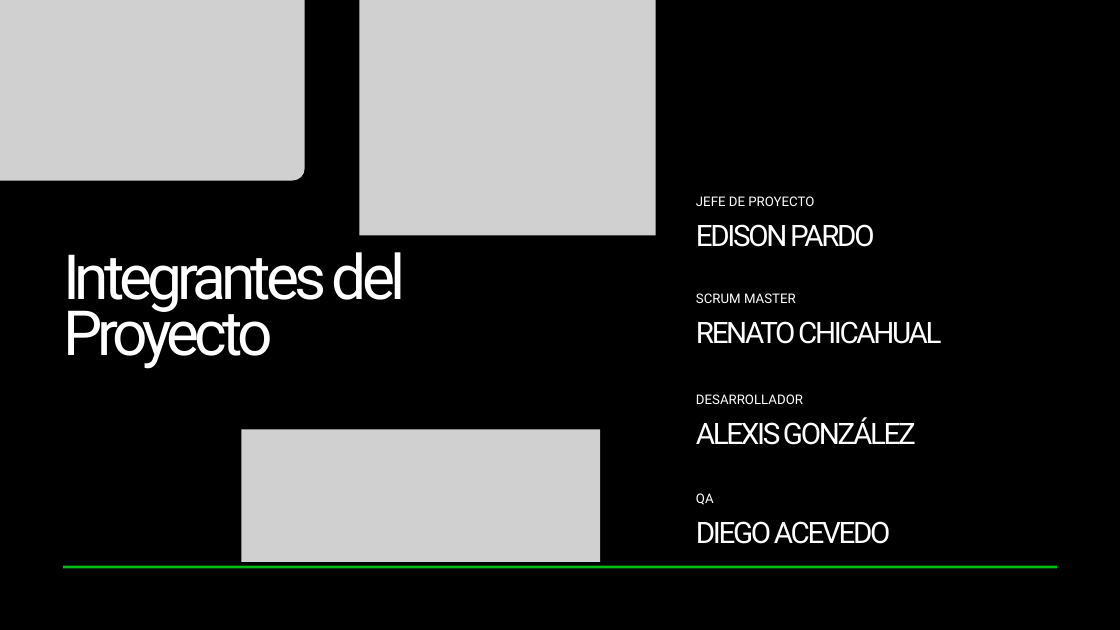
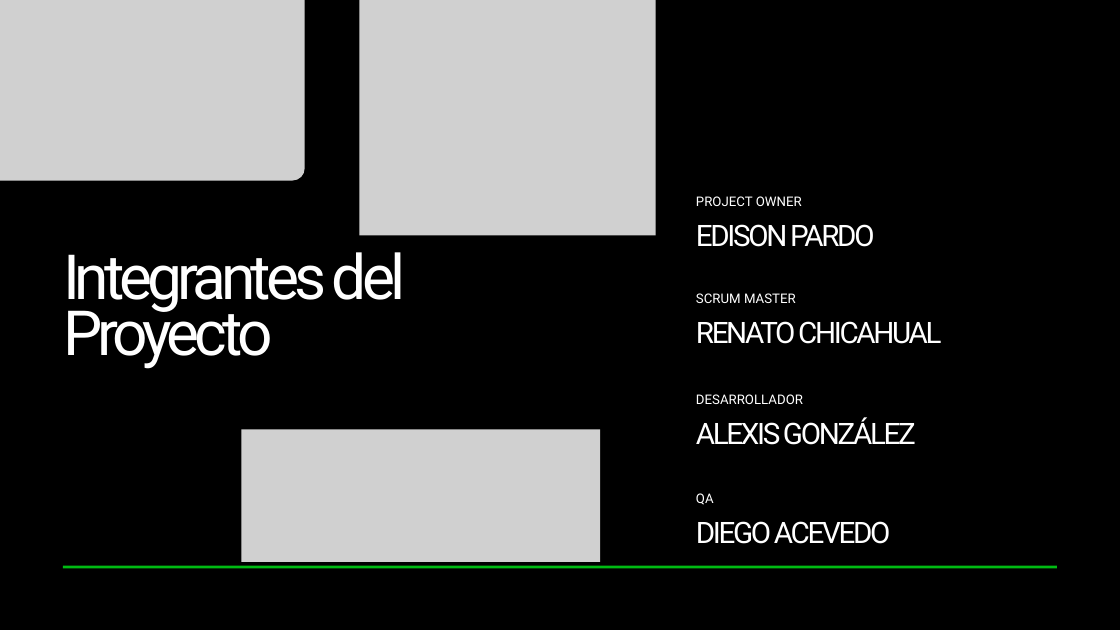
Before and after one commit to RenatoXD4/SPLanner, a slide deck: slide 3 of Fase 3/Evidencias grupales/Presentación Final del proyecto (Español).pptx. Drawn at 1120x630 pixels with LibreOffice and Linux fonts; fonts in the diff are those of the drawing; grey boxes stand for pictures. Boxes give left, top, right and bottom in pixels: in the first picture for what was removed or moved away, otherwise in the second. Text is boxed around its words. In the diff, an @@ line names an element or a change of style, - is before the commit and + after.

```diff
--- a/Fase 3/Evidencias grupales/Presentación Final del proyecto (Español).pptx
+++ b/Fase 3/Evidencias grupales/Presentación Final del proyecto (Español).pptx
@@ text at (696, 196, 802, 206): text changed @@
-JEFE DE PROYECTO
+PROJECT OWNER
```
Also in this commit, not shown: 2 other slides changed, 1 other file.
